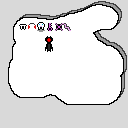
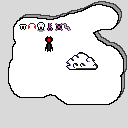
Layers edited between the first and the second 128 x 128 image:
added layer "cloud" above "l2 #1" over left=66, top=52, right=98, bottom=70
